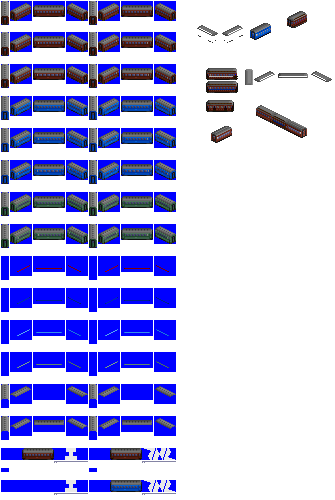
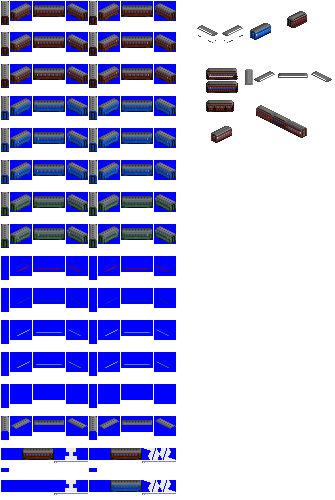
Layers edited between the first and the second 335 x 500 image:
painted on "roofs" over [1, 64, 176, 400]
painted on "blue" over [2, 96, 175, 172]
painted on "brown" over [2, 1, 175, 76]
painted on "oigawa" over [2, 192, 175, 236]
